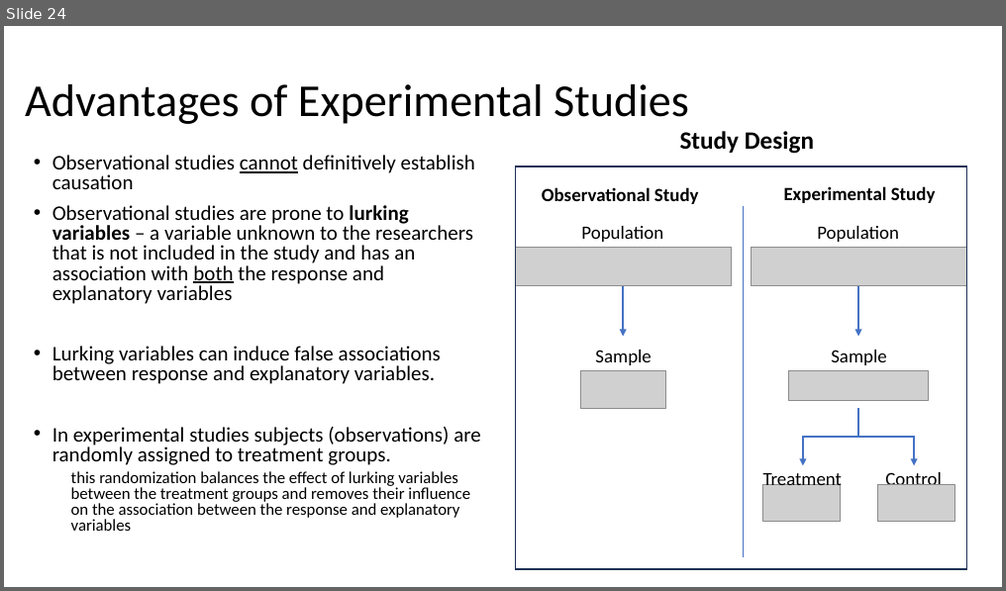
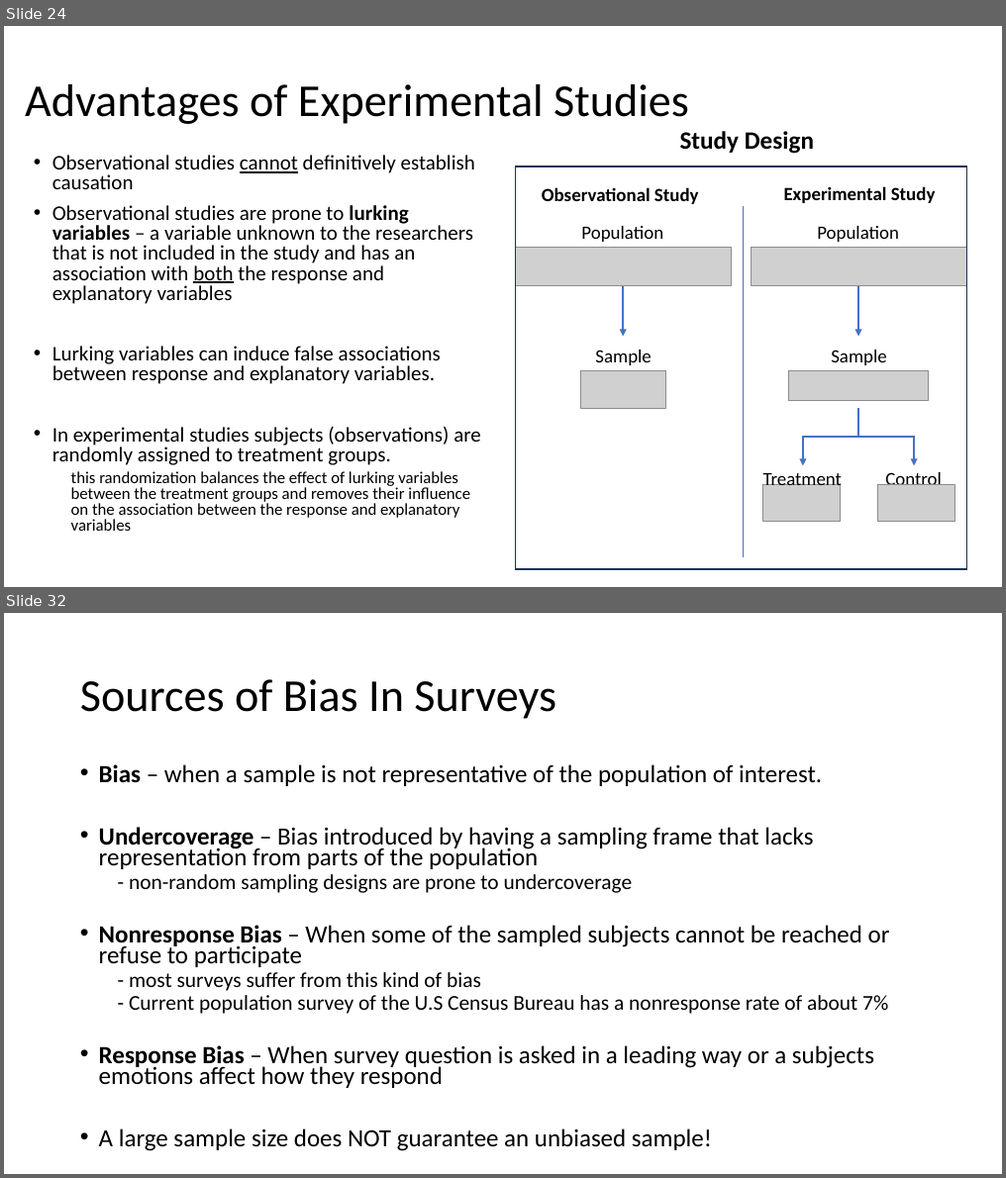
Before and after one commit to Jarred6068/UI_STAT251-03_Spring_2024, a slide deck: docs/lecture_slides/Week 5/Week5_Lecture8_Slides_2_7_2024.pptx. Shown one above the other, each under a label of ours: slide 24 before the commit, slides 24 and 32 after it; the slides between them are not shown. The pictures are 1006x591 and 1006x1178 pixels, drawn with LibreOffice and Linux fonts; fonts in the diff are those of the drawing; grey boxes stand for pictures. Boxes give left, top, right and bottom in pixels: in the first picture for what was removed or moved away, otherwise in the second. Text is boxed around its words. In the diff, an @@ line names an element or a change of style, - is before the commit and + after.

```diff
--- a/docs/lecture_slides/Week 5/Week5_Lecture8_Slides_2_7_2024.pptx
+++ b/docs/lecture_slides/Week 5/Week5_Lecture8_Slides_2_7_2024.pptx
@@ slide 32 added at (4,613,1002,1174), background #FFFFFF @@
@@ title added at (80,679,556,719), 44 pt, text #000000 @@
+Sources of Bias In Surveys
@@ text added at (99,764,890,1152), 23.8 pt, text #000000 @@
+• Bias – when a sample is not representative of the population of interest.
+• Undercoverage – Bias introduced by having a sampling frame that lacks representation from parts of the population
+  - non-random sampling designs are prone to undercoverage
+• Nonresponse Bias – When some of the sampled subjects cannot be reached or refuse to participate
+  - most surveys suffer from this kind of bias
+  - Current population survey of the U.S Census Bureau has a nonresponse rate of about 7%
+• Response Bias – When survey question is asked in a leading way or a subjects emotions affect how they respond
+• A large sample size does NOT guarantee an unbiased sample!
```
Also in this commit, not shown: 4 slides changed, 23 other slides added, 8 slides removed, 18 other files.
